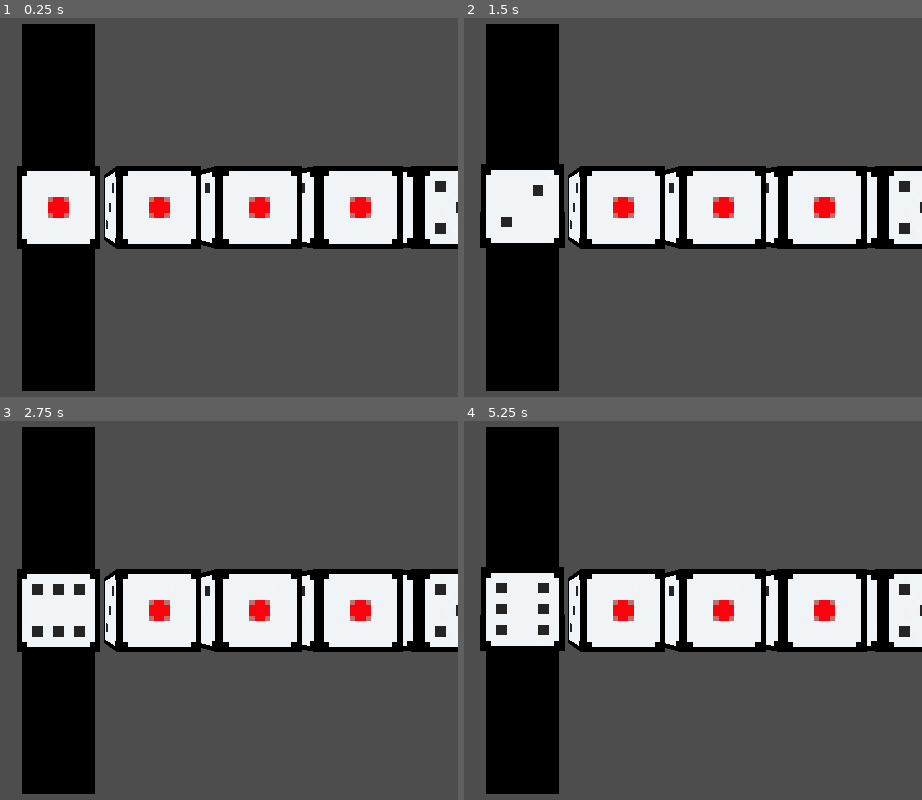
Above: before the commit, frames 1-4 (two rows, left to right).
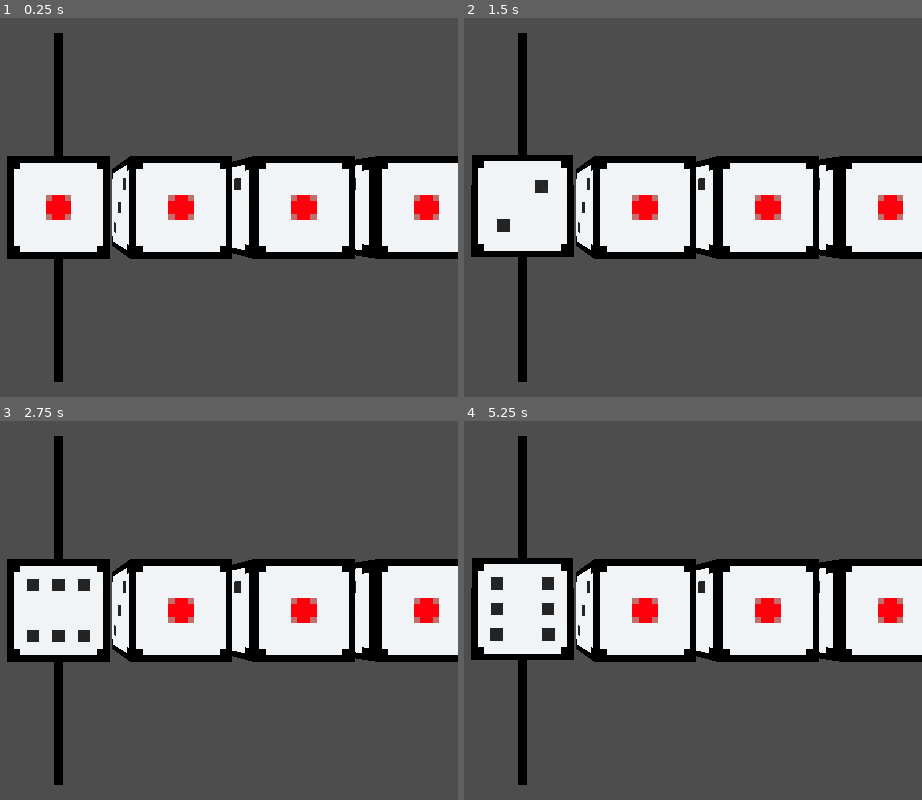
Above: after the commit, the same moments.

Repository: Yiulun-But/DiceShooter
Game: Godot game, scene res://scenes/game.tscn
Same seed, same stepped clock (60 frames per second), same inputs: the game is played once before the commit and once after it. Sound files missing from this copy of the repository are replaced by a short silence.
Inputs:
- Up to frame 1 (0.25 s): no input
- Up to frame 2 (1.5 s): tap Enter at 0.5 s; hold D (right) 0.53-1.28 s; tap Space at 1.25 s; hold S (down) from 1.28 s (still down)
- Up to frame 3 (2.75 s): tap Enter at 2 s; release S (down) at 2.03 s; hold D (right) from 2.03 s (still down)
- Up to frame 4 (5.25 s): tap Space at 2.75, 4.25 s; release D (right) at 2.78 s; hold W (up) 2.78-3.53 s; tap Enter at 3.5 s; hold A (left) 3.53-5.03 s; hold S (down) from 5.03 s (still down)

The runs differ from the first frame. In frame 1, 24% of the frame differs, in the area x 1-100%, y 1-99%; in frame 2, 24%; in frame 3, 24%; in frame 4, 24%.

Commit message:
adjusted hitline and zoom

Diff:
--- a/rythumdice/scenes/game.tscn
+++ b/rythumdice/scenes/game.tscn
@@ -10,7 +10,7 @@
 [node name="game" type="Node3D"]
 
 [node name="Camera3D" type="Camera3D" parent="."]
-transform = Transform3D(1, 0, 0, 0, -4.37114e-08, 1, 0, -1, -4.37114e-08, 0, 3.98486, 0)
+transform = Transform3D(1, 0, 0, 0, -4.37114e-08, 1, 0, -1, -4.37114e-08, 0, 3.36184, 0)
 script = ExtResource("1_lbhrr")
 
 [node name="bgm" type="Node" parent="."]
@@ -24,5 +24,5 @@
 metadata/_edit_lock_ = true
 
 [node name="MeshInstance3D" type="MeshInstance3D" parent="."]
-transform = Transform3D(1, 0, 0, 0, -2.18557e-07, 1, 0, -5, -4.37114e-08, 0, 0, 0)
+transform = Transform3D(0.1, 0, 0, 0, -1.74846e-07, 1, 0, -4, -4.37114e-08, 0, 0, 0)
 mesh = SubResource("QuadMesh_7jktm")
